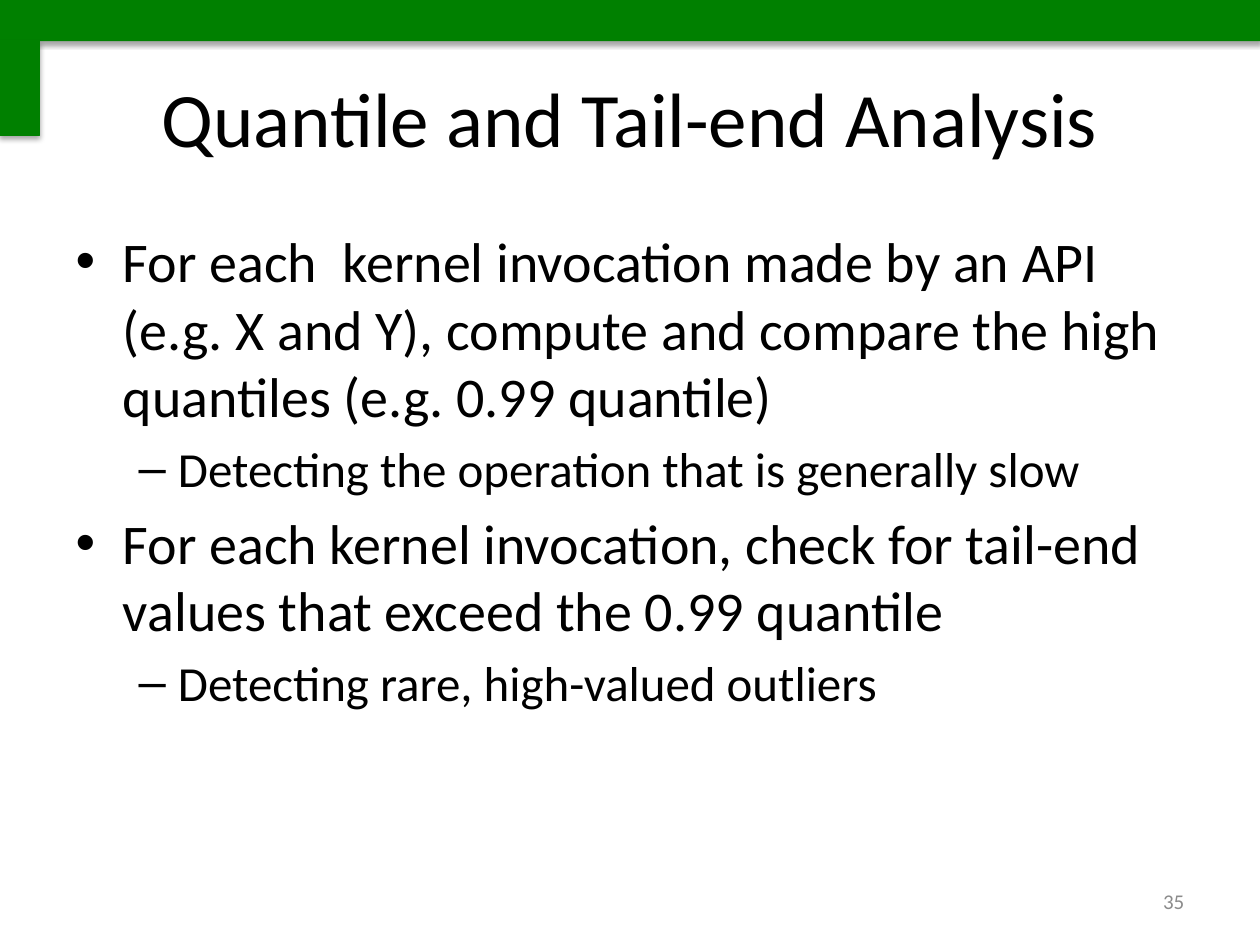
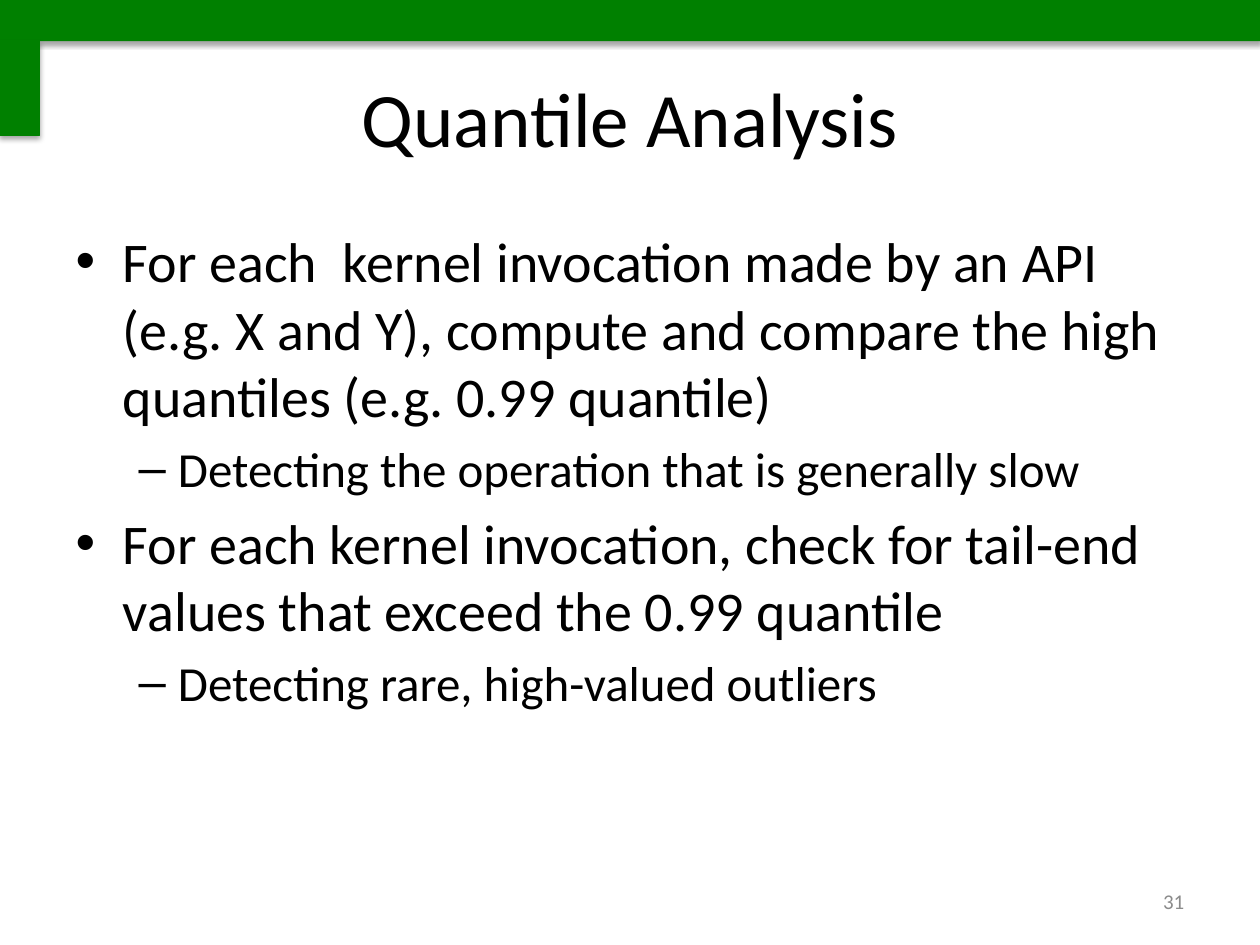
Before and after one commit to Dithn/eager-appscale, a slide deck: slide 31 of Eager/paper/dissertation/dissertation.pptx (slide 35 before the commit). Drawn at 1260x945 pixels with LibreOffice and Linux fonts; fonts in the diff are those of the drawing. Boxes give left, top, right and bottom in pixels: in the first picture for what was removed or moved away, otherwise in the second. Text is boxed around its words. In the diff, an @@ line names an element or a change of style, - is before the commit and + after.

```diff
--- a/Eager/paper/dissertation/dissertation.pptx
+++ b/Eager/paper/dissertation/dissertation.pptx
@@ title at <box>361,93,897,160</box>: text changed @@
-Quantile and Tail-end Analysis
+Quantile Analysis
@@ page number at <box>1163,895,1184,909</box>: text changed @@
-35
+31
```
Also in this commit, not shown: 5 other slides changed, 3 slides added, 1 slide removed, 3 other files.
